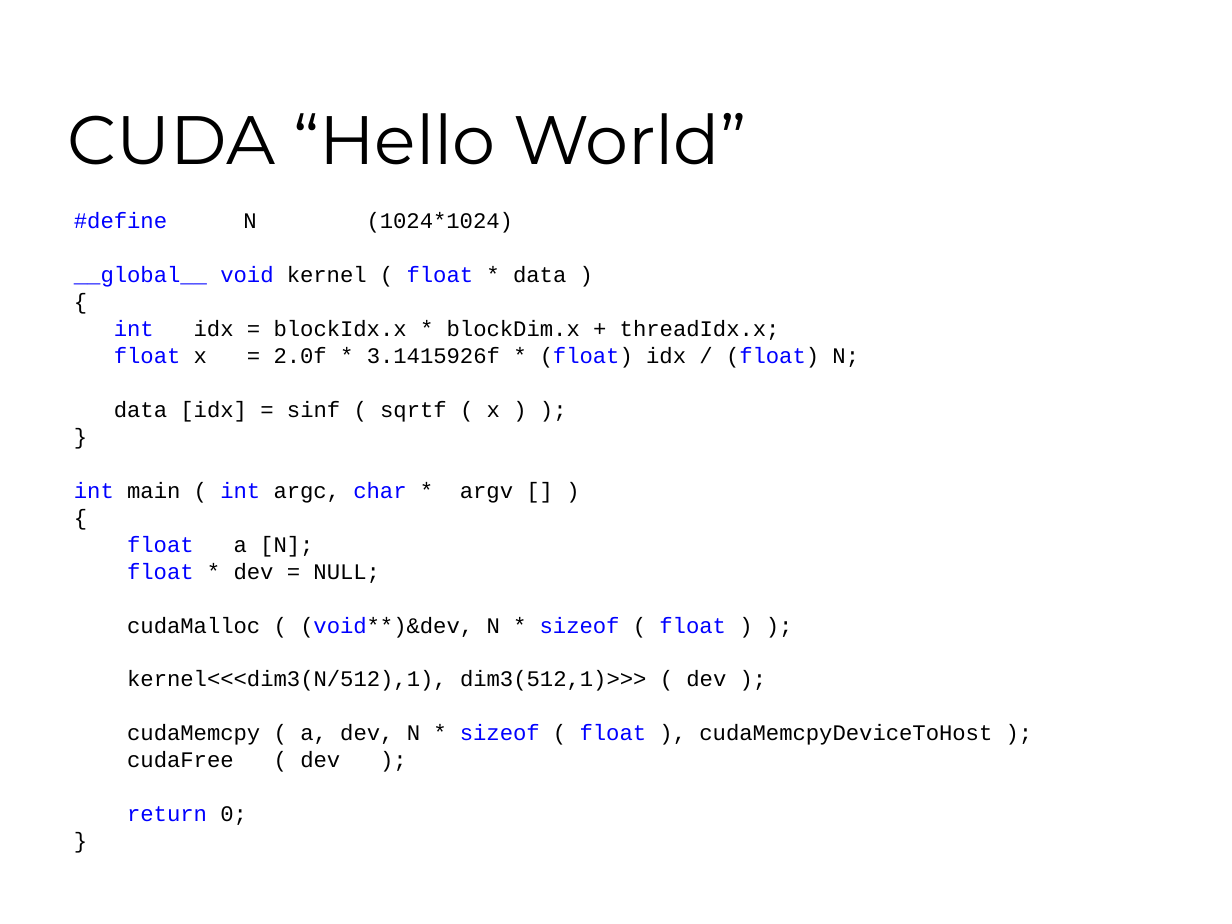
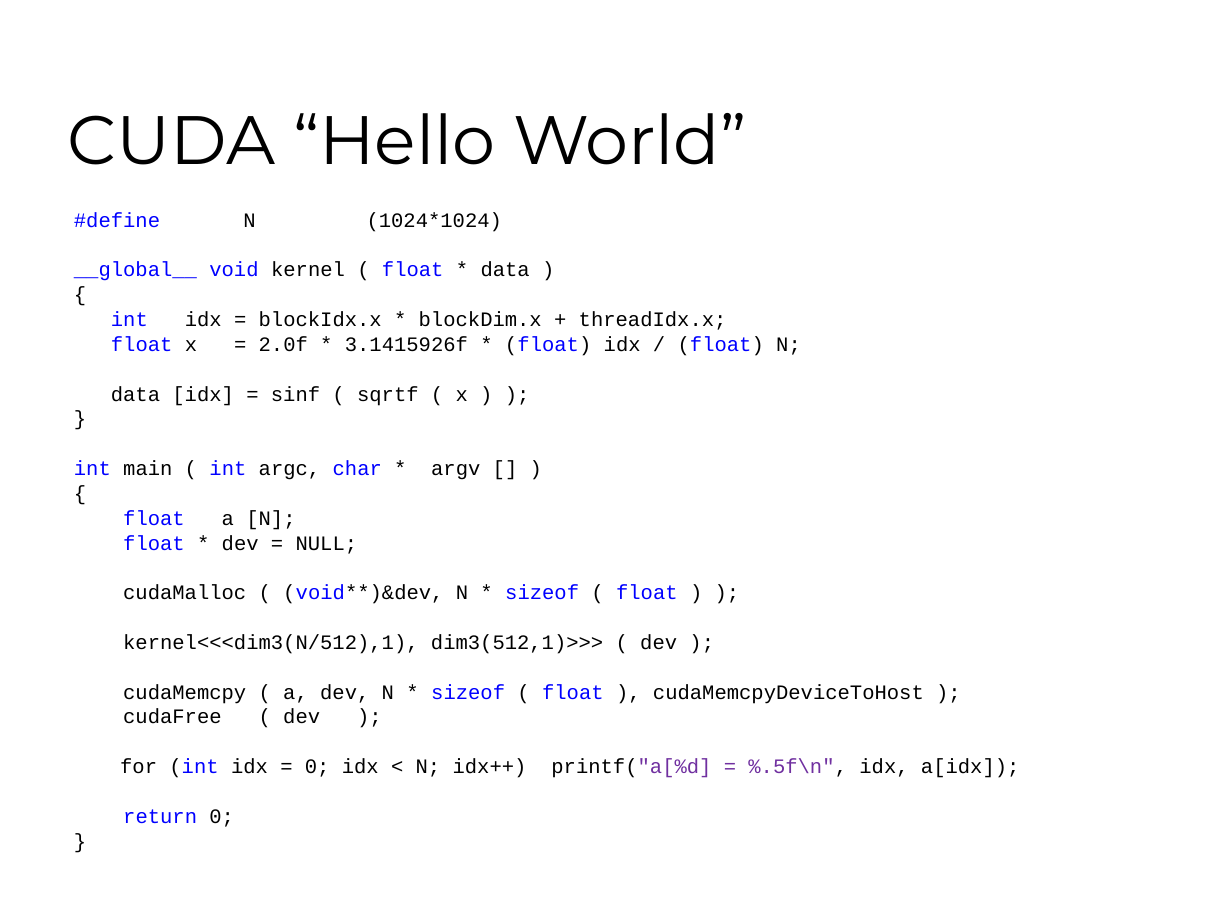
Before and after one commit to 7633/msu-cuda-course, a slide deck: slide 20 of Lectures/L1 24022009/Lection-1.ppt. Drawn at 1232x924 pixels with LibreOffice and Linux fonts; fonts in the diff are those of the drawing; background and template pictures are left out. Boxes give left, top, right and bottom in pixels: in the first picture for what was removed or moved away, otherwise in the second. Text is boxed around its words. In the diff, an @@ line names an element or a change of style, - is before the commit and + after.

```diff
--- a/Lectures/L1 24022009/Lection-1.ppt
+++ b/Lectures/L1 24022009/Lection-1.ppt
@@ text at box(74, 212, 924, 724): size 13 to 12 pt in "#define N (1024*1024)", "__global__ void kernel ( float * data ...", "{", "int idx = blockIdx.x * blockDim.x + ..." and 13 more places @@
@@ text at box(120, 759, 1019, 778): paragraph added @@
+for (int idx = 0; idx < N; idx++) printf("a[%d] = %.5f\n", idx, a[idx]);
```
Also in this commit, not shown: 5 other slides changed, 6 slides added, 3 slides removed.
